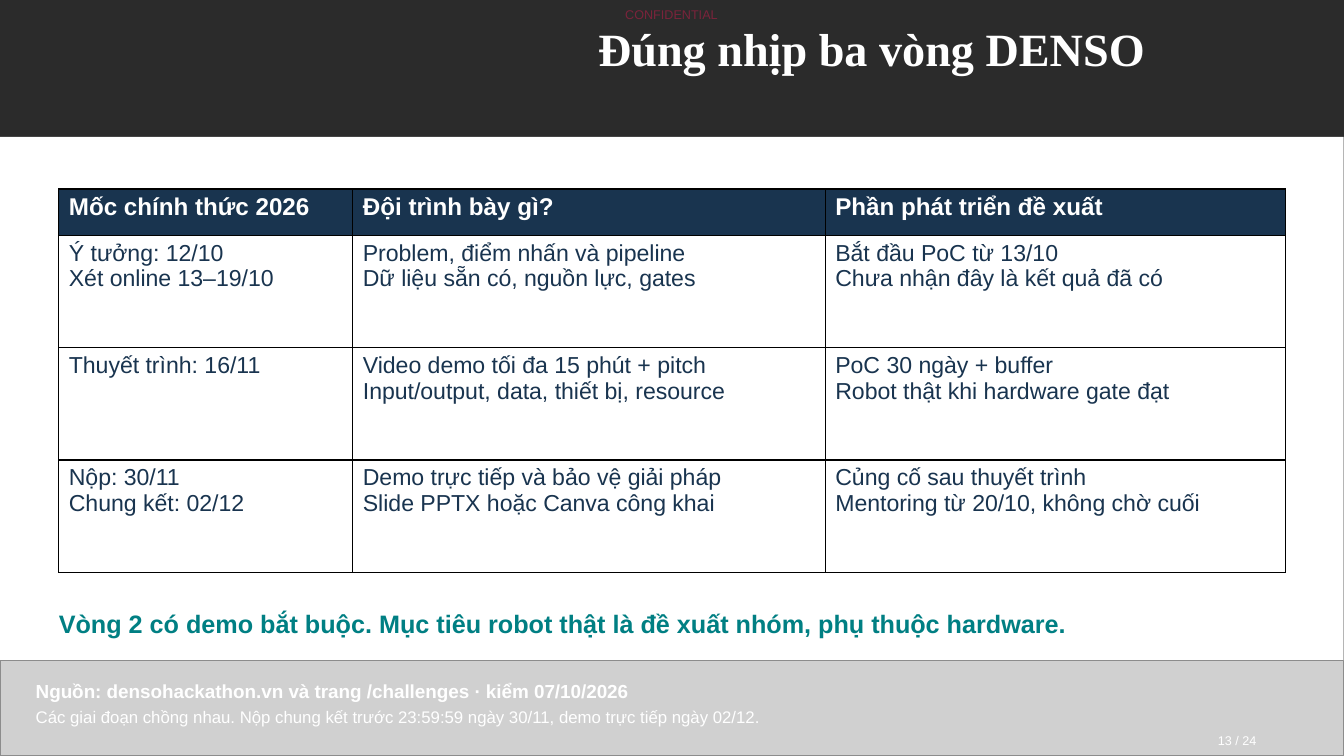
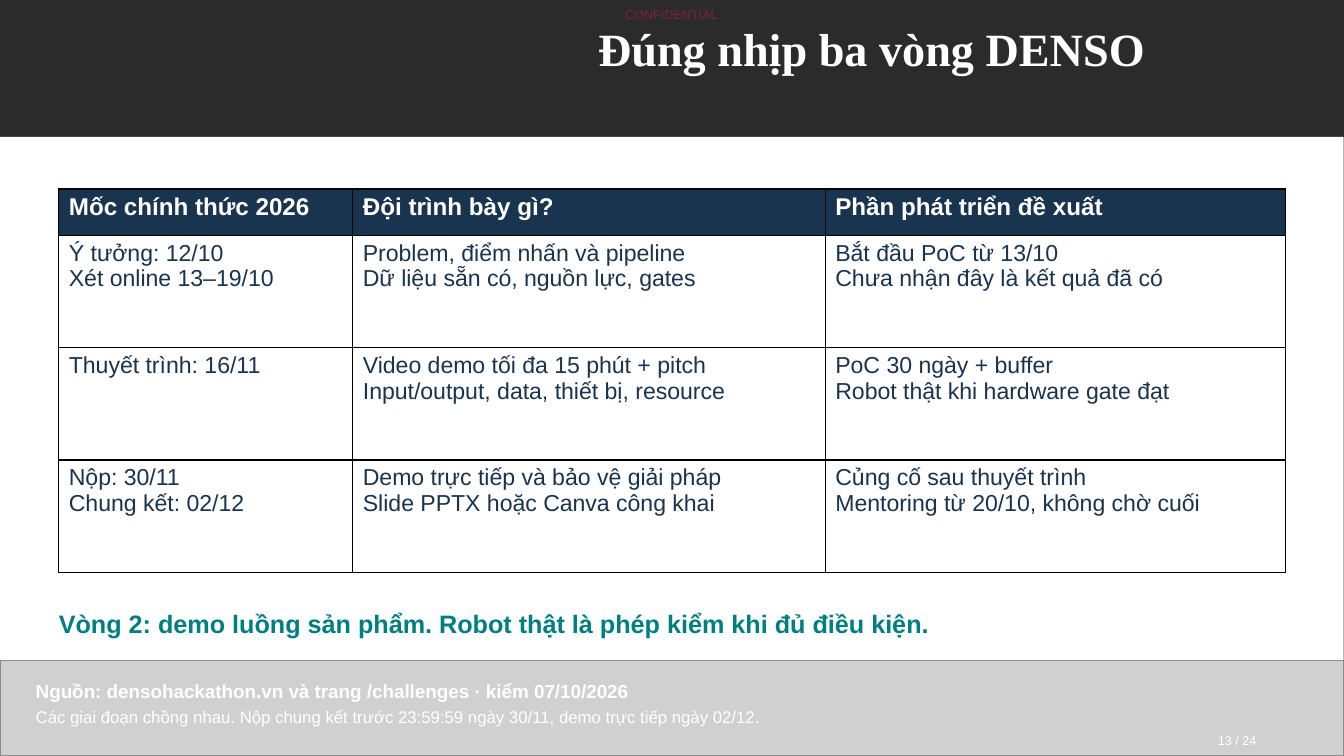
Before and after one commit to hiwe0305/denso-challenge, a slide deck: slide 13 of deliverables/DENSO-Humanoid-Data-Flywheel-2026.pptx. Drawn at 1344x756 pixels with LibreOffice and Linux fonts; fonts in the diff are those of the drawing; grey boxes stand for pictures; background and template pictures are left out; a plain dark background stands for a picture behind light text. Boxes give left, top, right and bottom in pixels: in the first picture for what was removed or moved away, otherwise in the second. Text is boxed around its words. In the diff, an @@ line names an element or a change of style, - is before the commit and + after.

```diff
--- a/deliverables/DENSO-Humanoid-Data-Flywheel-2026.pptx
+++ b/deliverables/DENSO-Humanoid-Data-Flywheel-2026.pptx
@@ text at (59, 612, 928, 638): text changed @@
-Vòng 2 có demo bắt buộc. Mục tiêu robot thật là đề xuất nhóm, phụ thuộc hardware.
+Vòng 2: demo luồng sản phẩm. Robot thật là phép kiểm khi đủ điều kiện.
```
Also in this commit, not shown: 5 other slides changed, 18 other files.
